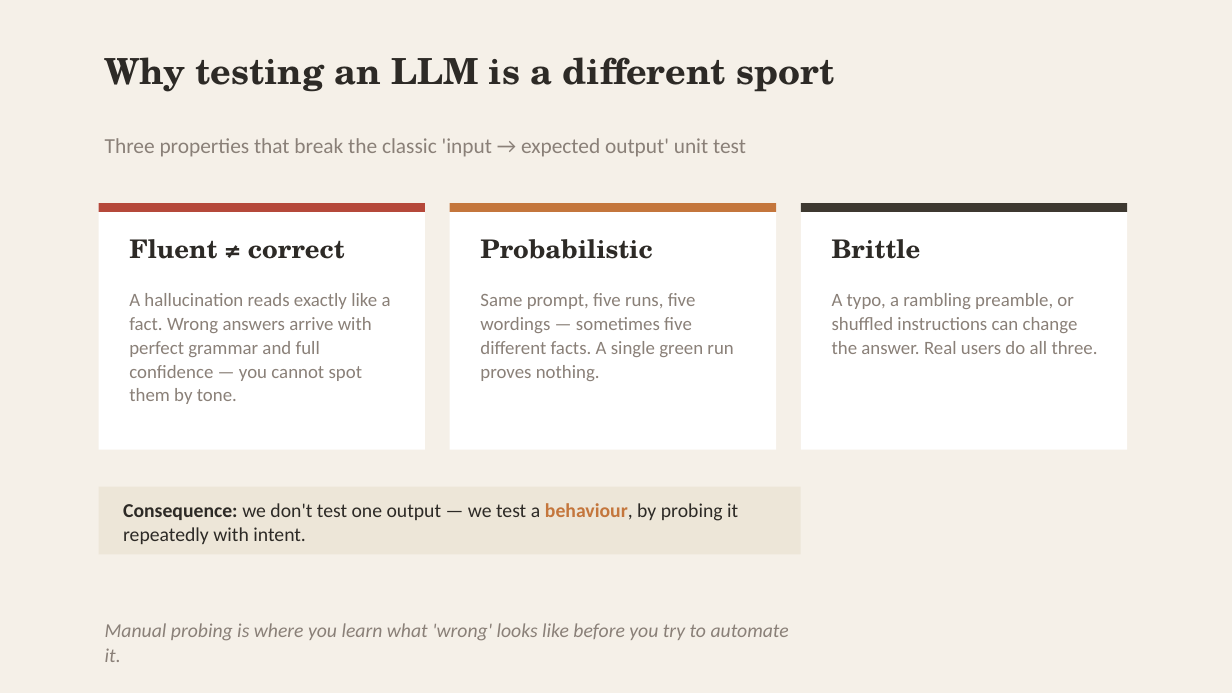
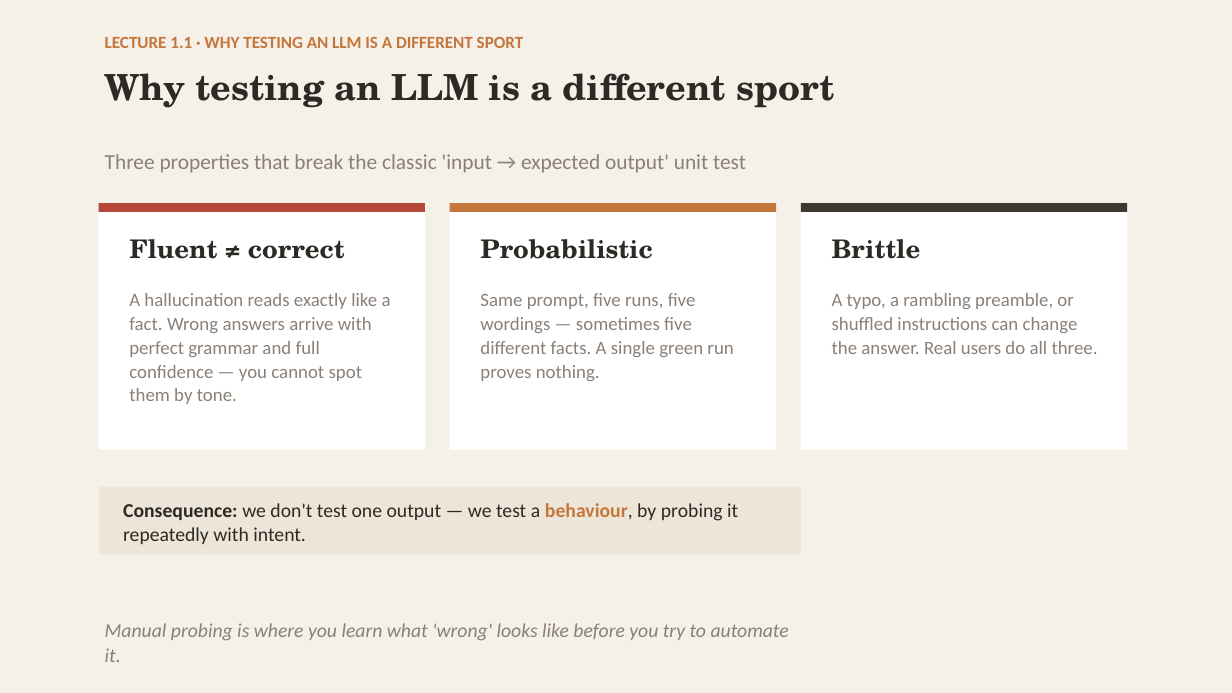
Before and after one commit to robertbarcik/testing-tutorial, a slide deck: slide 4 of slides/00_intro_testing_by_hand.pptx (slide 2 before the commit). Drawn at 1232x693 pixels with LibreOffice and Linux fonts; fonts in the diff are those of the drawing. Boxes give left, top, right and bottom in pixels: in the first picture for what was removed or moved away, otherwise in the second. Text is boxed around its words. In the diff, an @@ line names an element or a change of style, - is before the commit and + after.

```diff
--- a/slides/00_intro_testing_by_hand.pptx
+++ b/slides/00_intro_testing_by_hand.pptx
@@ text "Why testing an LLM is ...": place and size @@
-text "Why testing an LLM is ..." at [105, 57, 835, 92]
+text "Why testing an LLM is ..." at [105, 73, 835, 108]
@@ text added at [105, 37, 524, 48], 10 pt, text #C4763C, bold @@
+LECTURE 1.1 · WHY TESTING AN LLM IS A DIFFERENT SPORT
@@ text "Three properties that break the ...": place and size @@
-text "Three properties that break the ..." at [105, 138, 746, 157]
+text "Three properties that break the ..." at [105, 154, 746, 173]
```
Also in this commit, not shown: 13 other slides changed, 2 slides added, 6 slides removed, 26 other files.
